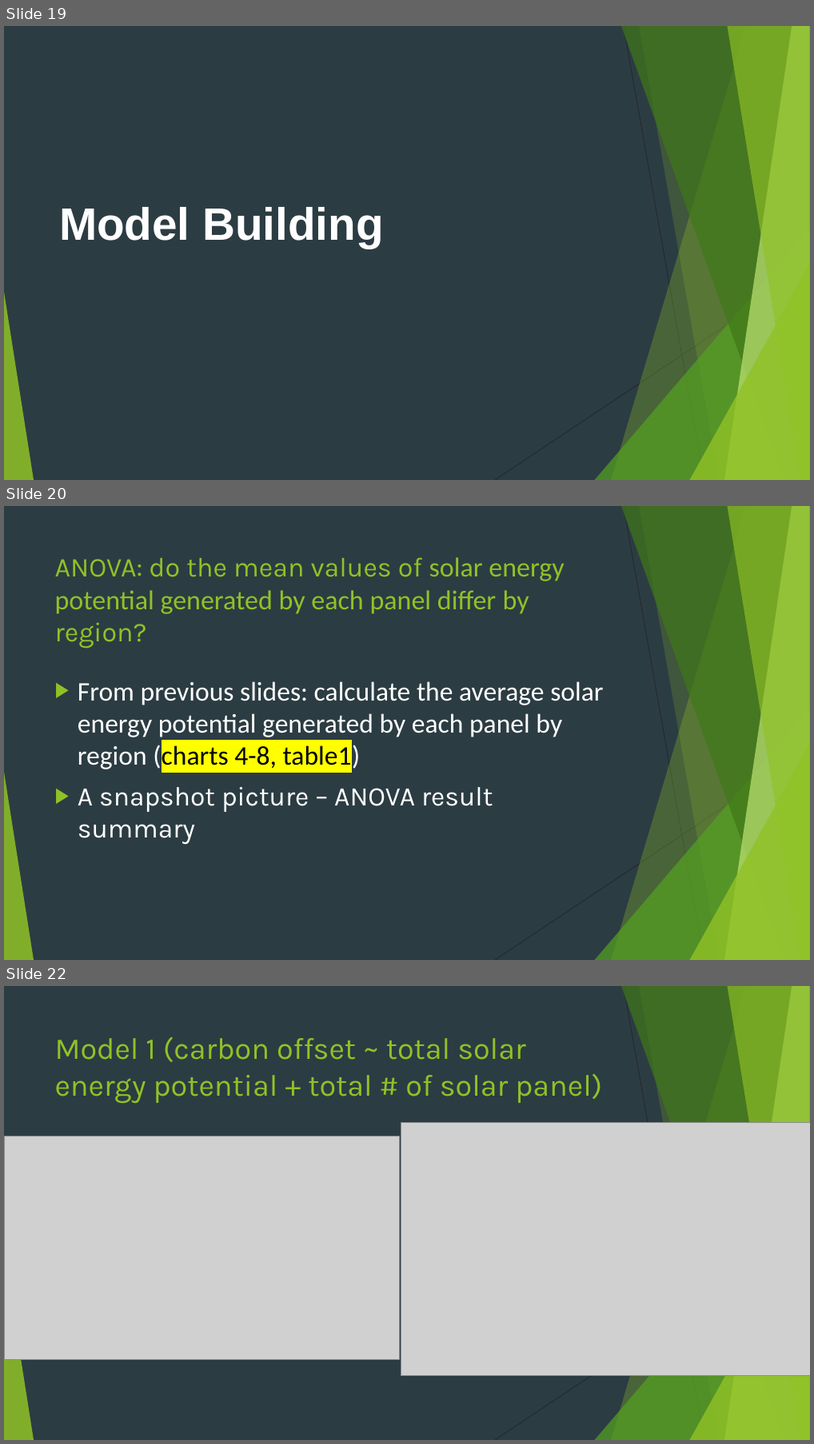
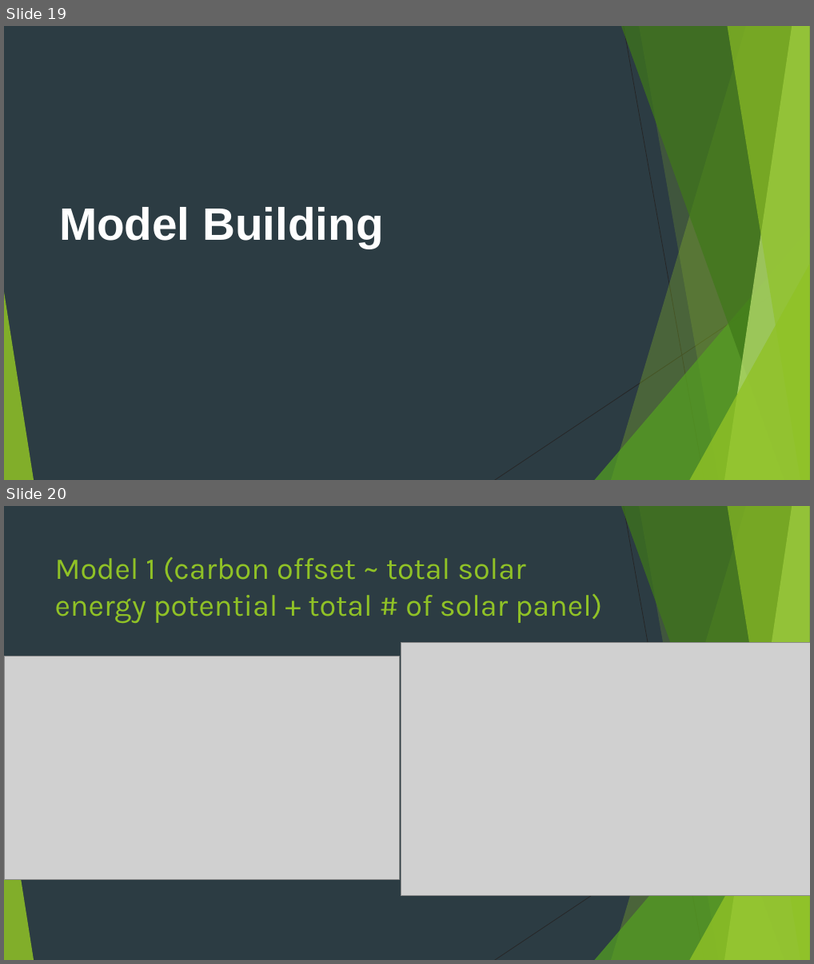
Before and after one commit to breardon7/6101-GroupProjects, a slide deck: 6101 Group Project New Version_Brad_3.20 v2.pptx. Shown one above the other, each under a label of ours: slides 19, 20 and 22 before the commit, slides 19 and 20 after it; the slides between them are not shown. The pictures are 814x1444 and 814x964 pixels, drawn with LibreOffice and Linux fonts; fonts in the diff are those of the drawing; grey boxes stand for pictures. Boxes give left, top, right and bottom in pixels: in the first picture for what was removed or moved away, otherwise in the second. Text is boxed around its words. In the diff, an @@ line names an element or a change of style, - is before the commit and + after.

Commit message:
Anova Model
Added anova model to rmd and ppt.

```diff
--- a/6101 Group Project New Version_Brad_3.20 v2.pptx
+++ b/6101 Group Project New Version_Brad_3.20 v2.pptx
@@ slide 20 removed at (4, 506, 810, 960), background #2C3C43; not listed: 10 template elements that a slide beside it also shows @@
@@ title removed at (55, 557, 564, 648) @@
-ANOVA: do the mean values of solar energy potential generated by each panel differ by region?
@@ text removed at (78, 681, 603, 844) @@
-▶ From previous slides: calculate the average solar energy potential generated by each panel by region (charts 4-8, table1)
-▶ A snapshot picture – ANOVA result summary
@@ what was slide 22 is now slide 20 @@
```
Also in this commit, not shown: 3 slides changed, 1 slide added, 1 other slide removed.
